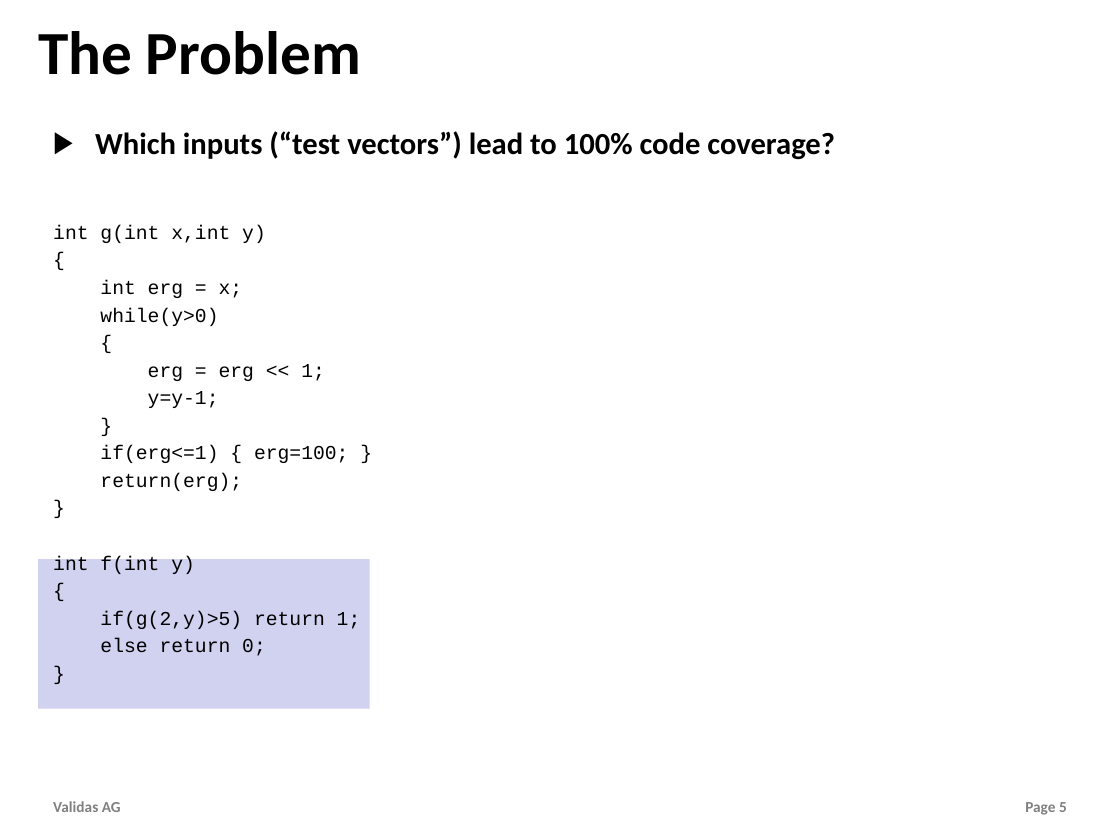
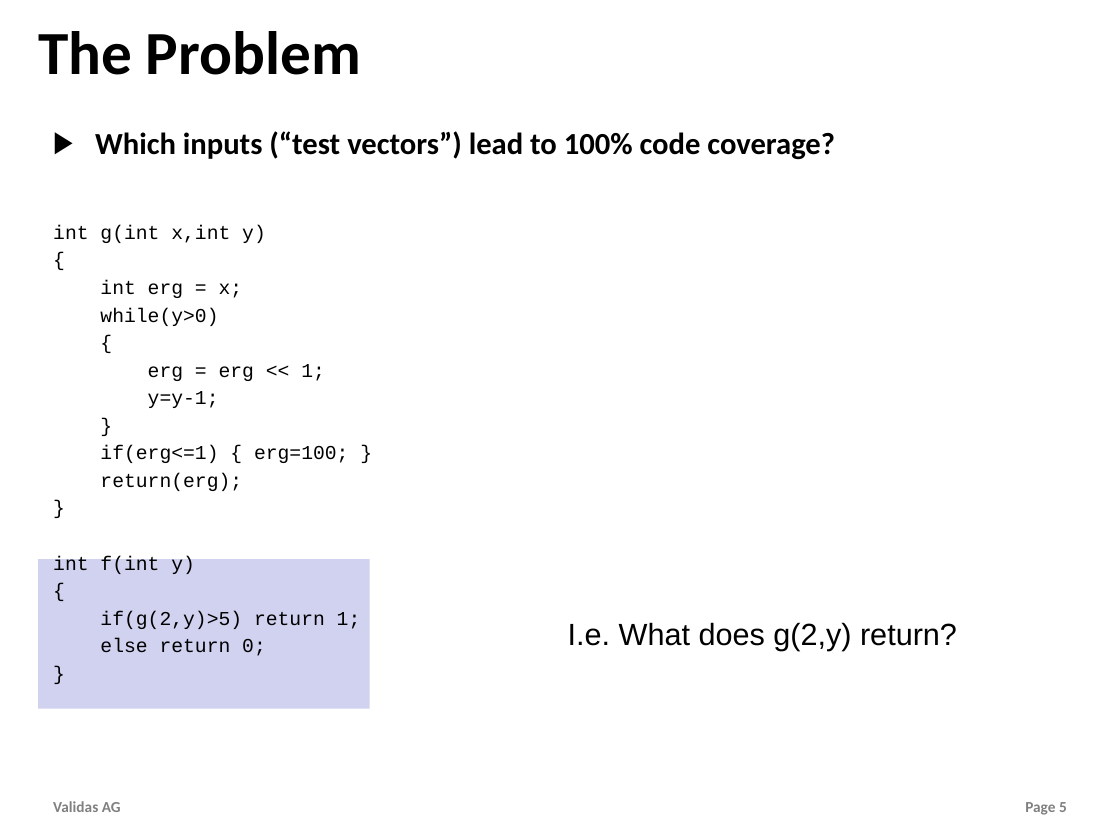
Before and after one commit to theoremprover/tvg, a slide deck: slide 5 of Vortraege/TestVectorGenerator.pptx. Drawn at 1120x840 pixels with LibreOffice and Linux fonts; fonts in the diff are those of the drawing; background and template pictures are left out. Boxes give left, top, right and bottom in pixels: in the first picture for what was removed or moved away, otherwise in the second. Text is boxed around its words. In the diff, an @@ line names an element or a change of style, - is before the commit and + after.

```diff
--- a/Vortraege/TestVectorGenerator.pptx
+++ b/Vortraege/TestVectorGenerator.pptx
@@ text added at (x1=568, y1=622, x2=957, y2=651), 28 pt, text #000000 @@
+I.e. What does g(2,y) return?
```
Also in this commit, not shown: 1 other slide changed, 7 slides added, 2 other files.
